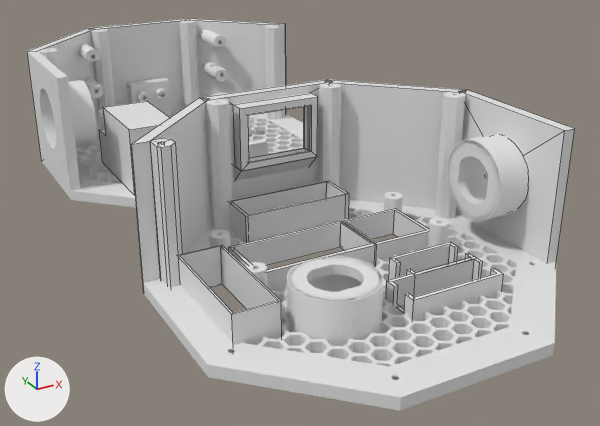
One commit to the Blender file 3dprint/electricmeasure.blend: the scene before it, then after it.
Both versions are drawn from a camera (50 mm lens) standing at (-96.7, -148.6, 95.8) and looking at (6.8, 39.6, 1.7). Arrows for +X, +Y and +Z are at lower left; the lights stay in place. Mesh edges are drawn as thin lines on the coarser meshes.

Names of what the first picture shows: 'bubble level holder 1', 'bubble level holder 2', 'case back', 'case back button switch holder 1', 'case back wall  2', 'case back wall 1', 'case back wall 3 switch holder 3', 'case back wall 4', 'case back wall 4 digit display holder', 'case back wall text meters bracket', 'case front', 'case front wall 3'.
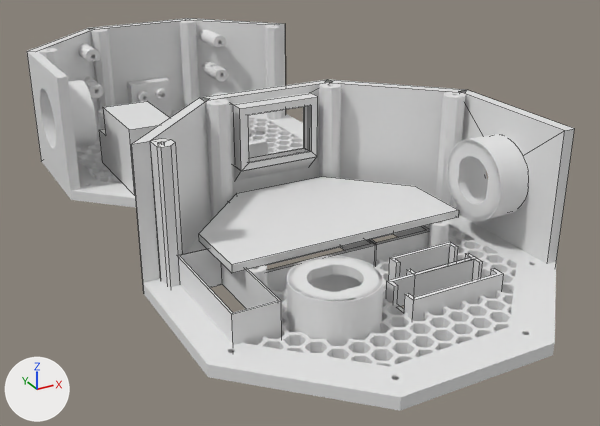
The change, as a list of edits to the scene's bpy script:
```text
Add me_cylinder_001:
    me_cylinder_001.from_pydata([(0.0, 1.0, -0.5), (0.0, 1.0, 0.5), (0.71, 0.71, -0.5), (0.71, 0.71, 0.5), (1.0, 0.0, -0.5), (1.0, 0.0, 0.5), (-0.71, 0.71, -0.5), (-0.71, 0.71, 0.5), (0.79, -0.5, 0.5), (0.79, -0.5, -0.5), (-0.92, 0.2, 0.5), (-0.92, 0.2, -0.5)], [], [(0, 1, 3, 2), (2, 3, 5, 4), (9, 4, 5, 8), (8, 5, 3, 1, 7, 10), (10, 7, 6, 11), (6, 7, 1, 0), (11, 6, 0, 2, 4, 9), (9, 8, 10, 11)])
Add ob_pcb:
    ob_pcb = bpy.data.objects.new('pcb', me_cylinder_001)
    ob_pcb.location = (0.0, 6.7, 11.1)
    ob_pcb.rotation_euler = (0.0, 0.0, 0.393)  # degrees (0, 0, 23)
    ob_pcb.scale = (34.0, 34.0, 2.0)
```

What differs and where, as boxes [x1, y1, x2, y2] in the pictures (600 x 426 px):
'pcb', added: after [199, 176, 459, 273]
'bubble level holder 1', unchanged, covered by the edit: before [229, 181, 349, 242]
'case back wall 4 digit display holder', unchanged, covered by the edit: before [229, 221, 377, 291]; after [267, 240, 377, 291]
